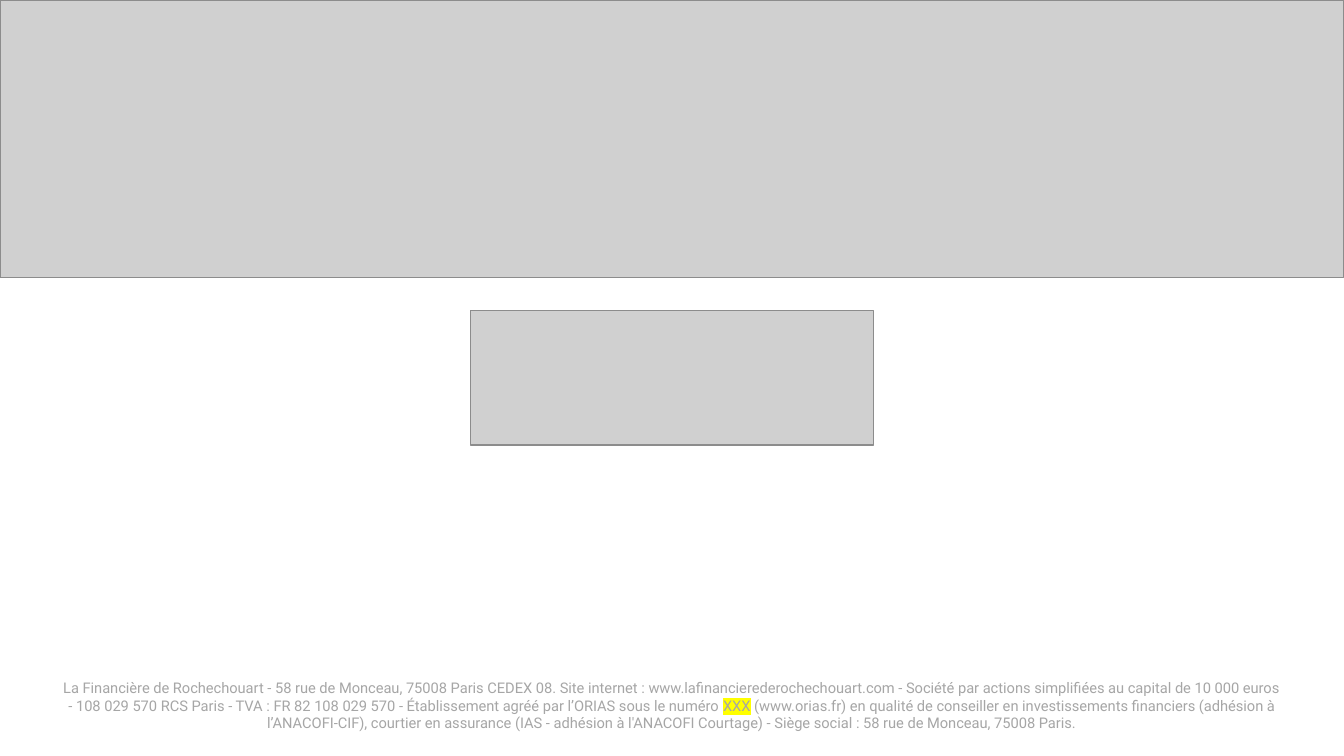
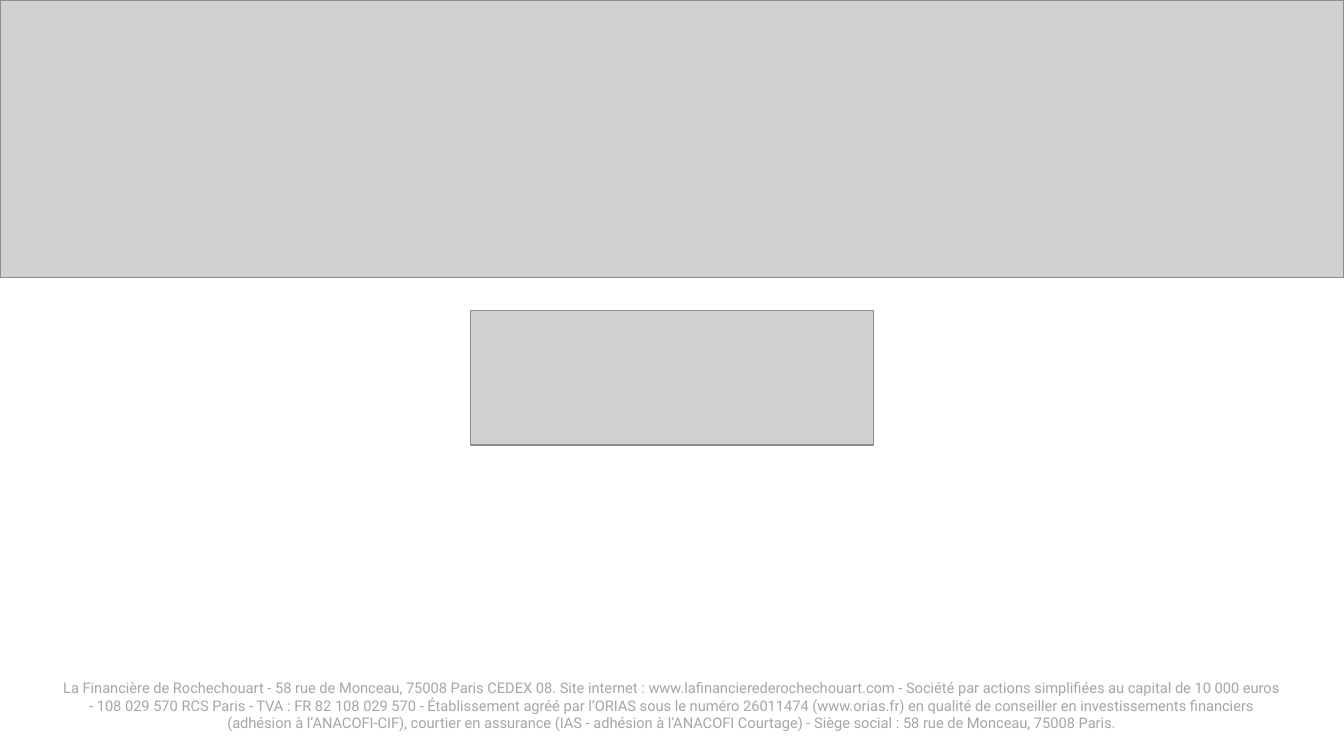
Before and after one commit to comptoir-investisseurs/comptoir-investisseurs, a slide deck: slide 14 of assets/docs/lfdr-presentation-r1.pptx. Drawn at 1344x756 pixels with LibreOffice and Linux fonts; fonts in the diff are those of the drawing; grey boxes stand for pictures. Boxes give left, top, right and bottom in pixels: in the first picture for what was removed or moved away, otherwise in the second. Text is boxed around its words. In the diff, an @@ line names an element or a change of style, - is before the commit and + after.

```diff
--- a/assets/docs/lfdr-presentation-r1.pptx
+++ b/assets/docs/lfdr-presentation-r1.pptx
@@ text at (x1=63, y1=682, x2=1279, y2=731): text changed @@
-La Financière de Rochechouart - 58 rue de Monceau, 75008 Paris CEDEX 08. Site internet : www.lafinancierederochechouart.com - Société par actions simplifiées au capital de 10 000 euros - 108 029 570 RCS Paris - TVA : FR 82 108 029 570 - Établissement agréé par l’ORIAS sous le numéro XXX (www.orias.fr) en qualité de conseiller en investissements financiers (adhésion à l’ANACOFI-CIF), courtier en assurance (IAS - adhésion à l'ANACOFI Courtage) - Siège social : 58 rue de Monceau, 75008 Paris.
+La Financière de Rochechouart - 58 rue de Monceau, 75008 Paris CEDEX 08. Site internet : www.lafinancierederochechouart.com - Société par actions simplifiées au capital de 10 000 euros - 108 029 570 RCS Paris - TVA : FR 82 108 029 570 - Établissement agréé par l’ORIAS sous le numéro 26011474 (www.orias.fr) en qualité de conseiller en investissements financiers (adhésion à l’ANACOFI-CIF), courtier en assurance (IAS - adhésion à l'ANACOFI Courtage) - Siège social : 58 rue de Monceau, 75008 Paris.
```
Also in this commit, not shown: 1 other slide changed.
